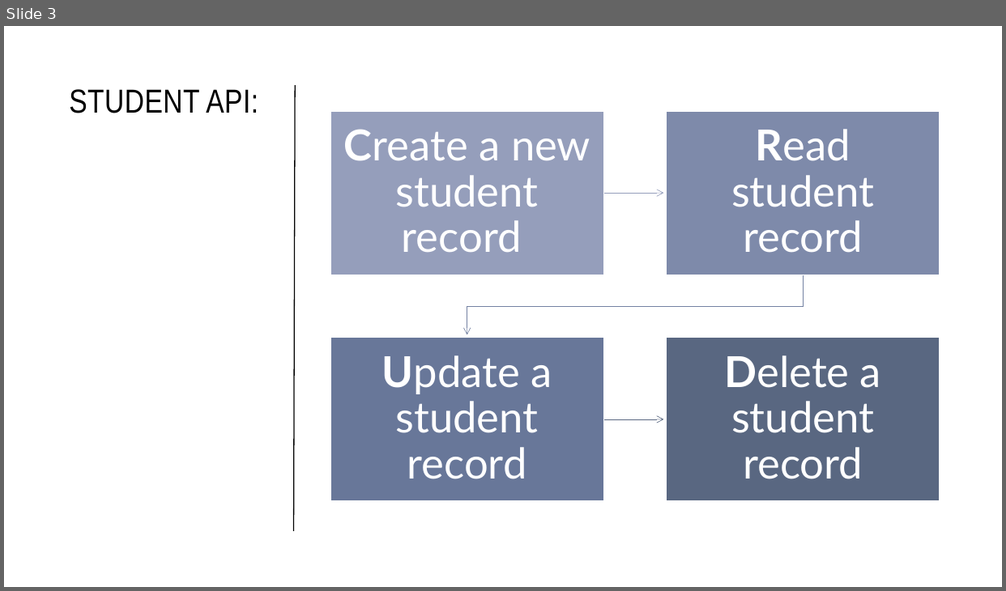
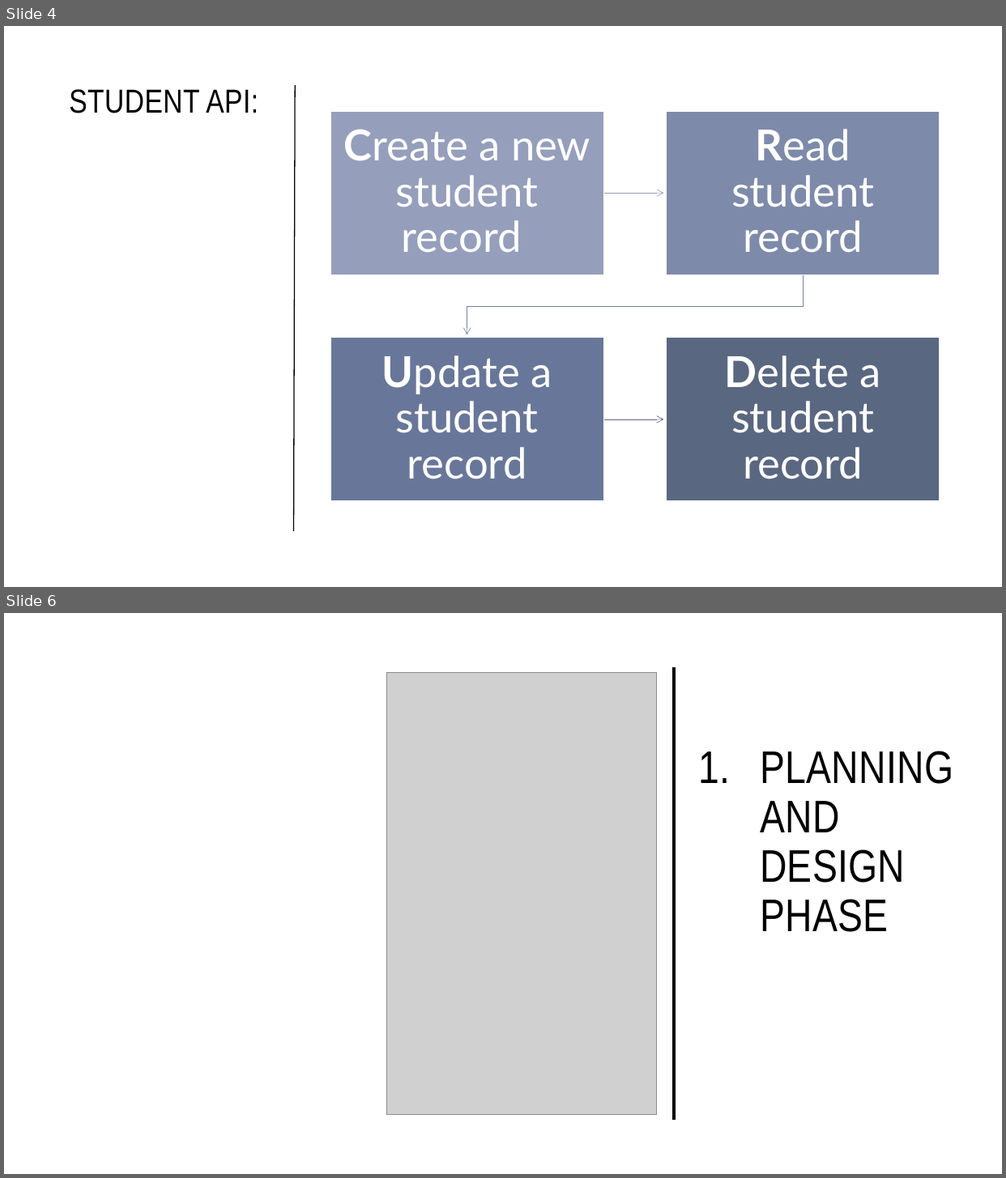
Before and after one commit to ashesh808/API-Demo-Presentation, a slide deck: Presentation.pptx. Shown one above the other, each under a label of ours: slide 3 before the commit, slides 4 and 6 after it; the slides between them are not shown. The pictures are 1006x591 and 1006x1178 pixels, drawn with LibreOffice and Linux fonts; fonts in the diff are those of the drawing; grey boxes stand for pictures. Boxes give left, top, right and bottom in pixels: in the first picture for what was removed or moved away, otherwise in the second. Text is boxed around its words. In the diff, an @@ line names an element or a change of style, - is before the commit and + after.

```diff
--- a/Presentation.pptx
+++ b/Presentation.pptx
@@ slide 6 added at [4, 613, 1002, 1174], background #FFFFFF @@
@@ picture added at [386, 672, 657, 1115] @@
@@ line added from (674, 1121) to (674, 667), #000000 3.5 pt @@
@@ title added at [760, 751, 953, 932], 44 pt, text #000000 @@
+1. PLANNING AND DESIGN PHASE
@@ what was slide 3 is now slide 4 @@
```
Also in this commit, not shown: 8 slides changed, 10 other slides added, 1 other file.
